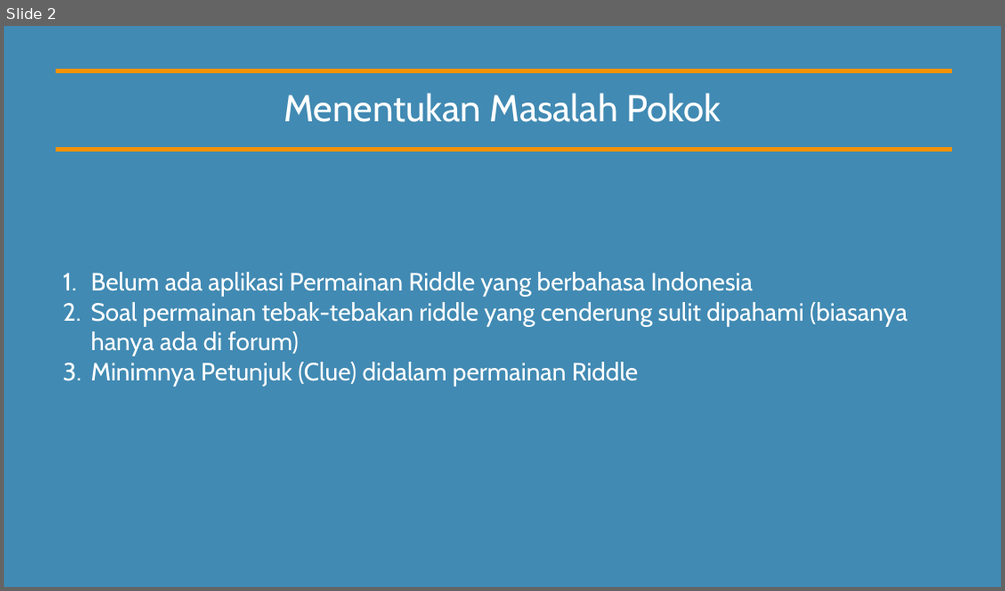
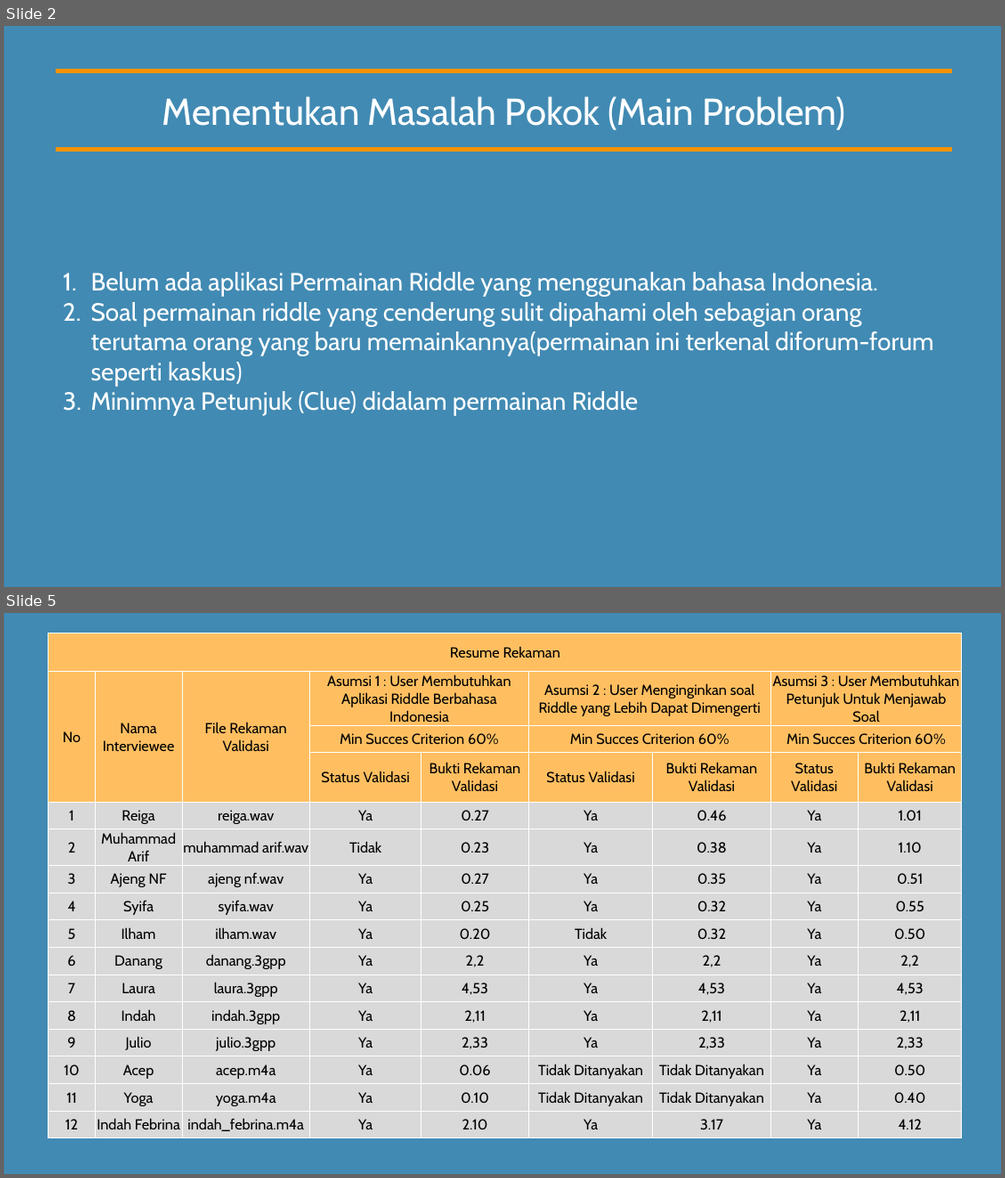
Before and after one commit to akidatawaka/Tugas-Besar-RPL2, a slide deck: Laporan/File powerpoint responsi pertama.pptx. Shown one above the other, each under a label of ours: slide 2 before the commit, slides 2 and 5 after it; the slides between them are not shown. The pictures are 1005x591 and 1005x1178 pixels, drawn with LibreOffice and Linux fonts; fonts in the diff are those of the drawing. Boxes give left, top, right and bottom in pixels: in the first picture for what was removed or moved away, otherwise in the second. Text is boxed around its words. In the diff, an @@ line names an element or a change of style, - is before the commit and + after.

Commit message:
tambahan
tambahan PPT + Rekaman + mockup

```diff
--- a/Laporan/File powerpoint responsi pertama.pptx
+++ b/Laporan/File powerpoint responsi pertama.pptx
@@ slide 5 added at [4, 613, 1001, 1174], background #418AB3 @@
@@ table added at [48, 633, 962, 1135], 16 rows, 9 columns @@
+Resume Rekaman |  |  |  |  |  |  |  | 
+No | Nama Interviewee | File Rekaman Validasi | Asumsi 1 : User Membutuhkan Aplikasi Riddle Berbahasa Indonesia |  | Asumsi 2 : User Menginginkan soal Riddle yang Lebih Dapat Dimengerti |  | Asumsi 3 : User Membutuhkan Petunjuk Untuk Menjawab Soal | 
+ |  |  | Min Succes Criterion 60% |  | Min Succes Criterion 60% |  | Min Succes Criterion 60% | 
+ |  |  | Status Validasi | Bukti Rekaman Validasi | Status Validasi | Bukti Rekaman Validasi | Status Validasi | Bukti Rekaman Validasi
+1 | Reiga | reiga.wav | Ya | 0.27 | Ya | 0.46 | Ya | 1.01
+2 | Muhammad Arif | muhammad arif.wav | Tidak | 0.23 | Ya | 0.38 | Ya | 1.10
+3 | Ajeng NF | ajeng nf.wav | Ya | 0.27 | Ya | 0.35 | Ya | 0.51
+4 | Syifa | syifa.wav | Ya | 0.25 | Ya | 0.32 | Ya | 0.55
+5 | Ilham | ilham.wav | Ya | 0.20 | Tidak | 0.32 | Ya | 0.50
+6 | Danang | danang.3gpp | Ya | 2,2 | Ya | 2,2 | Ya | 2,2
+7 | Laura | laura.3gpp | Ya | 4,53 | Ya | 4,53 | Ya | 4,53
+8 | Indah | indah.3gpp | Ya | 2,11 | Ya | 2,11 | Ya | 2,11
+9 | Julio | julio.3gpp | Ya | 2,33 | Ya | 2,33 | Ya | 2,33
+10 | Acep | acep.m4a | Ya | 0.06 | Tidak Ditanyakan | Tidak Ditanyakan | Ya | 0.50
+11 | Yoga | yoga.m4a | Ya | 0.10 | Tidak Ditanyakan | Tidak Ditanyakan | Ya | 0.40
+12 | Indah Febrina | indah_febrina.m4a | Ya | 2.10 | Ya | 3.17 | Ya | 4.12
@@ slide 2 changed as well @@
@@ subtitle at [162, 96, 846, 130]: text changed @@
-Menentukan Masalah Pokok
+Menentukan Masalah Pokok (Main Problem)
@@ text at [91, 272, 933, 386]: text changed @@
-1. Belum ada aplikasi Permainan Riddle yang berbahasa Indonesia
-2. Soal permainan tebak-tebakan riddle yang cenderung sulit dipahami (biasanya hanya ada di forum)
+1. Belum ada aplikasi Permainan Riddle yang menggunakan bahasa Indonesia.
+2. Soal permainan riddle yang cenderung sulit dipahami oleh sebagian orang terutama orang yang baru memainkannya(permainan ini terkenal diforum-forum seperti kaskus)
```
Also in this commit, not shown: 1 other slide changed, 7 other slides added, 19 other files.
